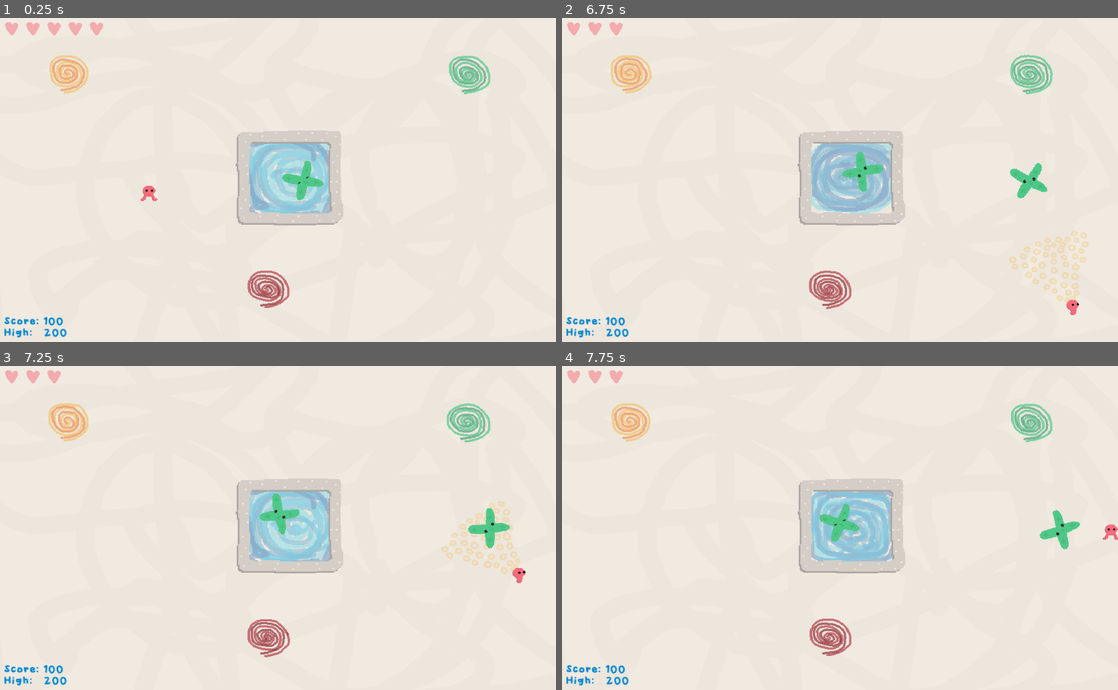
Above: before the commit, frames 1-4 (two rows, left to right).
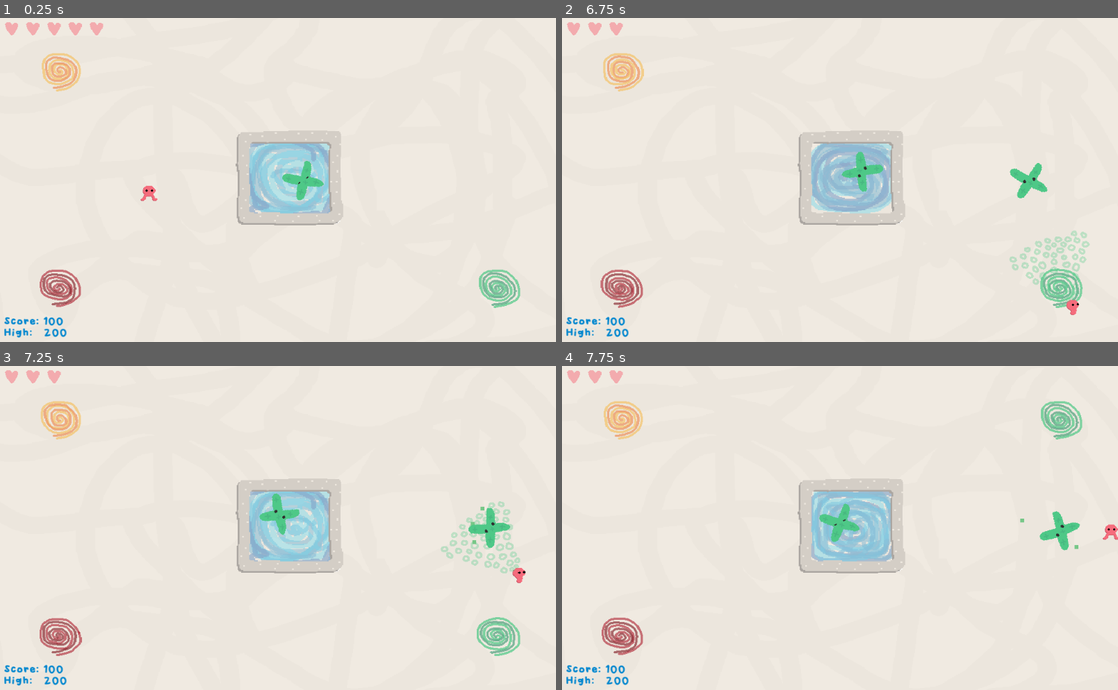
Above: after the commit, the same moments.

Repository: colinkarpfinger/HalfLife3
Game: Godot game, scene res://Scenes/Main.tscn
Same seed, same stepped clock (60 frames per second), same inputs: the game is played once before the commit and once after it. Sound files missing from this copy of the repository are replaced by a short silence.
Inputs (mouse positions are in pixels of both pictures, inside the frame that each line leads up to):
- Up to frame 1 (0.25 s): no input
- Up to frame 2 (6.75 s): move the mouse to (639, 329) at 0.52 s; press the mouse at (639, 329) at 0.53 s; hold D (move_right) 0.53-1.28 s; move the mouse to (728, 196) at 1.27 s; release the mouse at (728, 196) at 1.28 s; hold S (move_down) 1.28-2.03 s; click (728, 196) at 1.35 s; move the mouse to (895, 108) at 2.02 s; press the mouse at (895, 108) at 2.03 s; hold D (move_right) 2.03-2.78 s; move the mouse to (812, 244) at 2.77 s; release the mouse at (812, 244) at 2.78 s; hold W (move_up) 2.78-3.53 s; click (812, 244) at 2.85 s; move the mouse to (1006, 228) at 3.52 s; press the mouse at (1006, 228) at 3.53 s; hold A (move_left) 3.53-5.03 s; move the mouse to (673, 131) at 4.27 s; release the mouse at (673, 131) at 4.28 s; click (673, 131) at 4.35 s; move the mouse to (867, 180) at 5.02 s; press the mouse at (867, 180) at 5.03 s; hold S (move_down) 5.03-5.78 s; move the mouse to (756, 99) at 5.77 s; release the mouse at (756, 99) at 5.78 s; hold D (move_right) 5.78-6.53 s; click (756, 99) at 5.85 s; move the mouse to (962, 163) at 6.52 s; press the mouse at (962, 163) at 6.53 s; hold W (move_up) from 6.53 s (still down)
- Up to frame 3 (7.25 s): keep holding W (move_up)
- Up to frame 4 (7.75 s): move the mouse to (728, 544) at 7.27 s; release W (move_up) at 7.28 s; release the mouse at (728, 544) at 7.28 s; hold D (move_right) from 7.28 s (still down); click (728, 544) at 7.35 s

The runs differ from the first frame. In frame 1, 2.8% of the frame differs, in the area x 7-94%, y 10-90%; in frame 2, 3.6%; in frame 3, 3.8%; in frame 4, 2.8%.

Commit message:
adding new portal spawning behavior

Diff:
--- a/ParticleTesting/Scripts/Charger.gd
+++ b/ParticleTesting/Scripts/Charger.gd
@@ -11,10 +11,13 @@
 # var a = 2
 # var b = "text"
 
-var col
+var spawn_position = 0
 var entered = false
 var entered_duration = 0
-var death_length = 2
+var death_length = 1
+
+var flicker_length = 0.2
+var flicker_duration = 0
 
 # Called when the node enters the scene tree for the first time.
 func _ready():
@@ -23,11 +26,16 @@
 func _process(delta):
 	if entered:
 		entered_duration += delta
-#		if entered_duration > death_length:
-#			get_parent().remove_child(self)
-#			queue_free()
-
-
+		flicker_duration += delta
+		if flicker_duration > flicker_length:
+			flicker_duration = 0
+			self.visible = not self.visible
+		if entered_duration > death_length:
+			get_parent().change_position(self)
+			entered = false
+			self.visible = true
+			entered_duration = 0
+			flicker_duration = 0
 
 
 func _on_Charger_body_entered(body):
--- a/ParticleTesting/Subscenes/ChargerManager.gd
+++ b/ParticleTesting/Subscenes/ChargerManager.gd
@@ -6,21 +6,46 @@
 
 var spawns = null
 
-var occupied = [0, 0, 0, 0]
+var occupied = [1, 1, 1, 0]
 # Called when the node enters the scene tree for the first time.
 func _ready():
 	var dimensions = get_viewport().size
+	print(dimensions)
+
 	spawns = [
 		Vector2(offset, offset),
 		Vector2(offset, dimensions.y - offset),
-		Vector2(dimensions.x - offset, offset),
-		Vector2(dimensions.x - offset, dimensions.y - offset)
+		Vector2(dimensions.x - 2 * offset, offset),
+		Vector2(dimensions.x - 2 * offset, dimensions.y - offset)
 	]
+	randomize()
+	spawns.shuffle()
 
-	# Should be able to finish this fairly easily but I'm tired sorry lol
+	var red = Charger.instance()
+	red.color = Particle.colors.RED
+	red.spawn_position = 0
+	add_child(red)
+	red.position = spawns[0]
+
+	var green = Charger.instance()
+	green.color = Particle.colors.GREEN
+	green.spawn_position = 1
+	add_child(green)
+	green.position = spawns[1]
+
+	var yellow = Charger.instance()
+	yellow.color = Particle.colors.YELLOW
+	yellow.spawn_position = 2
+	add_child(yellow)
+	yellow.position = spawns[2]
 
 
-
-# Called every frame. 'delta' is the elapsed time since the previous frame.
-#func _process(delta):
-#	pass
+func change_position(charger):
+	var new_position = 0
+	for i in range(0, len(occupied)):
+		if occupied[i] == 0:
+			new_position = i
+	occupied[charger.spawn_position] = 0
+	charger.spawn_position = new_position
+	occupied[charger.spawn_position] = 1
+	charger.set_position(spawns[new_position])
--- a/ParticleTesting/Subscenes/ChargerManager.tscn
+++ b/ParticleTesting/Subscenes/ChargerManager.tscn
@@ -1,18 +1,6 @@
-[gd_scene load_steps=3 format=2]
+[gd_scene load_steps=2 format=2]
 
-[ext_resource path="res://Subscenes/Charger.tscn" type="PackedScene" id=1]
 [ext_resource path="res://Subscenes/ChargerManager.gd" type="Script" id=2]
 
 [node name="ChargerManager" type="Node2D"]
 script = ExtResource( 2 )
-
-[node name="Yellow" parent="." instance=ExtResource( 1 )]
-position = Vector2( 112.488, 103.914 )
-color = 1
-
-[node name="Red" parent="." instance=ExtResource( 1 )]
-position = Vector2( 444.043, 501.893 )
-
-[node name="Green" parent="." instance=ExtResource( 1 )]
-position = Vector2( 774.647, 105.008 )
-color = 2
